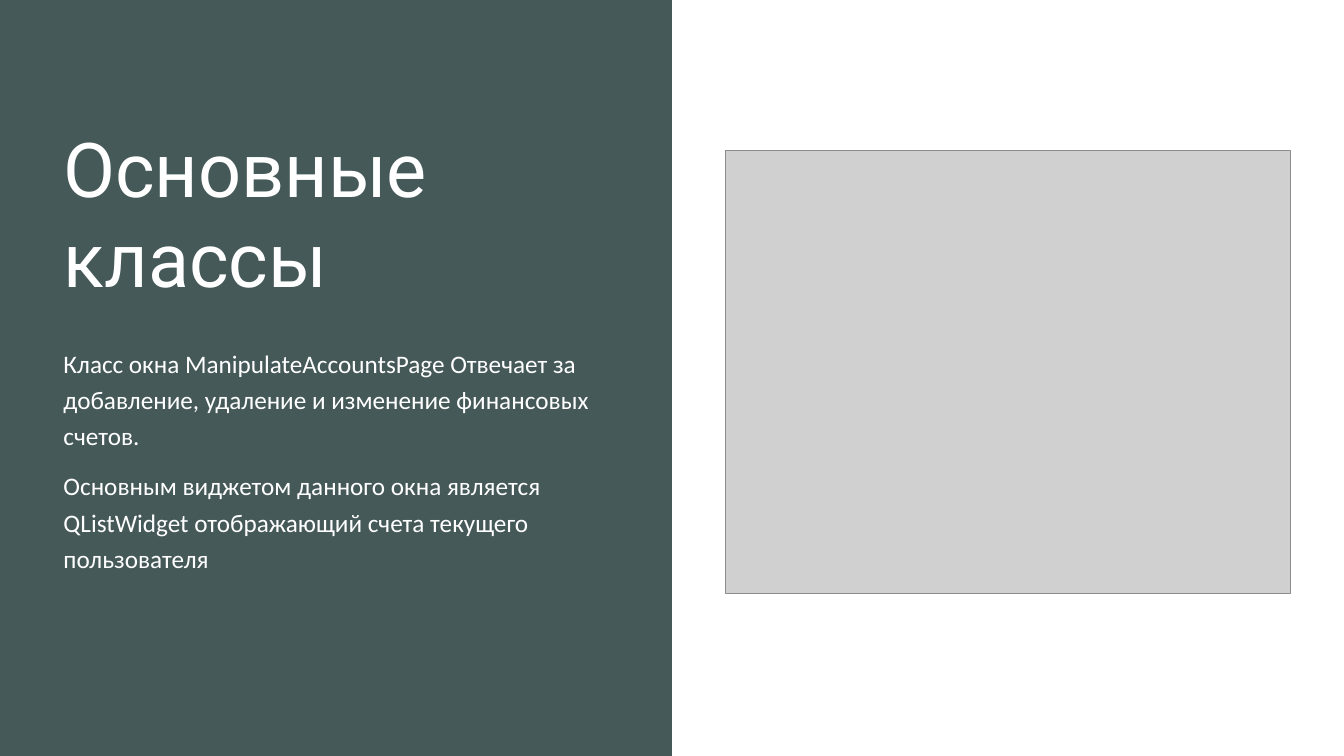
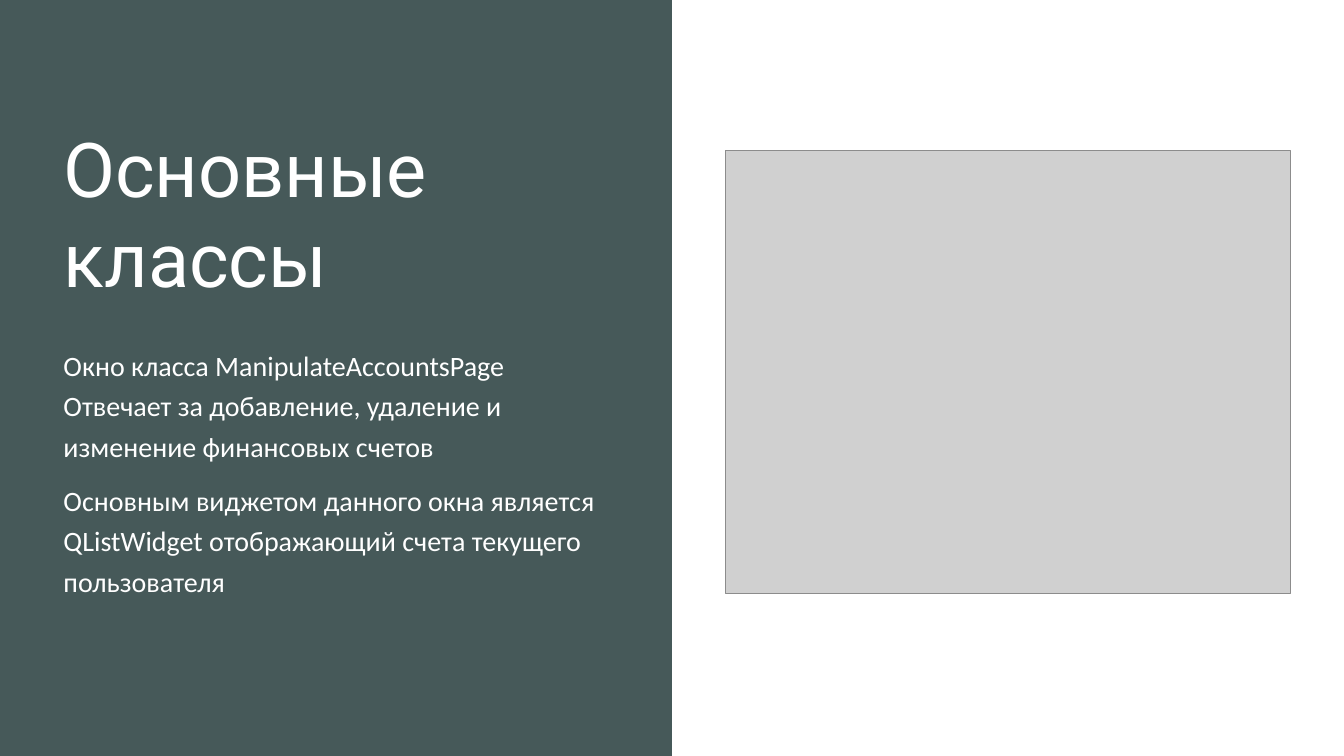
Before and after one commit to Ha4trueKa4/Qt_Project_VirtualWallet, a slide deck: slide 7 of Презентация.pptx (slide 8 before the commit). Drawn at 1344x756 pixels with LibreOffice and Linux fonts; fonts in the diff are those of the drawing; grey boxes stand for pictures. Boxes give left, top, right and bottom in pixels: in the first picture for what was removed or moved away, otherwise in the second. Text is boxed around its words. In the diff, an @@ line names an element or a change of style, - is before the commit and + after.

```diff
--- a/Презентация.pptx
+++ b/Презентация.pptx
@@ text at [63, 356, 504, 462]: text changed; size 18 to 20 pt @@
-Класс окна ManipulateAccountsPage Отвечает за добавление, удаление и изменение финансовых счетов.
+Окно класса ManipulateAccountsPage Отвечает за добавление, удаление и изменение финансовых счетов
@@ text at [63, 493, 595, 592]: size 18 to 20 pt in "Основным виджетом данного окна является QListWidget отобража ..." @@
```
Also in this commit, not shown: 7 other slides changed, 4 slides added, 1 slide removed, 24 other files.
